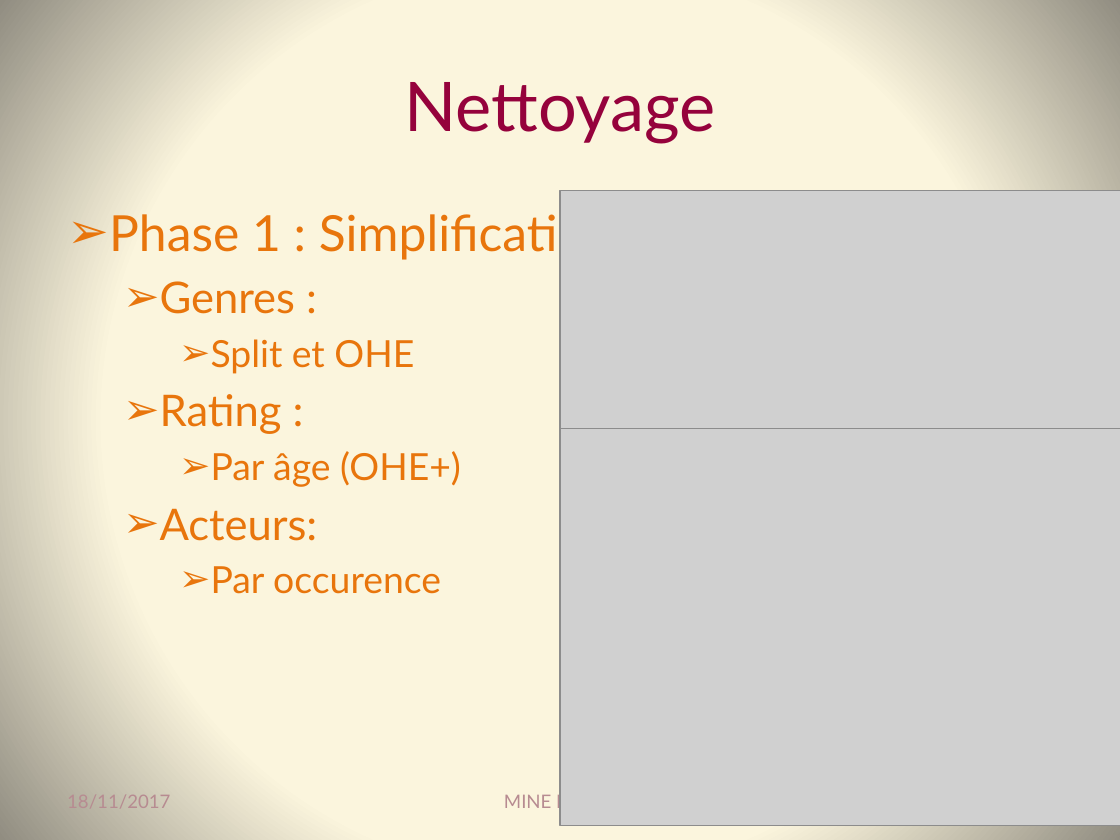
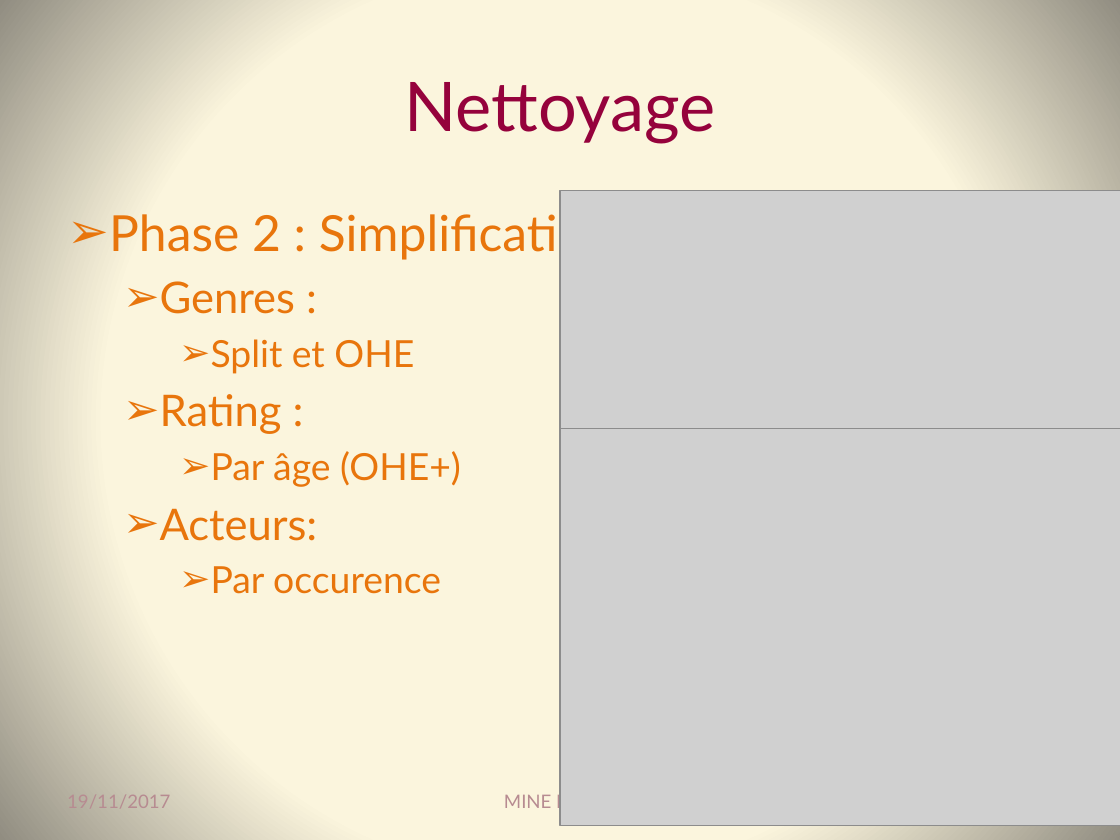
Before and after one commit to Coni63/OC_DS, a slide deck: slide 5 of Projet 3 - recomm. de films/Presentation-projet_3.pptx. Drawn at 1120x840 pixels with LibreOffice and Linux fonts; fonts in the diff are those of the drawing; grey boxes stand for pictures. Boxes give left, top, right and bottom in pixels: in the first picture for what was removed or moved away, otherwise in the second. Text is boxed around its words. In the diff, an @@ line names an element or a change of style, - is before the commit and + after.

```diff
--- a/Projet 3 - recomm. de films/Presentation-projet_3.pptx
+++ b/Projet 3 - recomm. de films/Presentation-projet_3.pptx
@@ text at (x1=109, y1=208, x2=614, y2=260): text changed @@
-➢ Phase 1 : Simplification
+➢ Phase 2 : Simplification
@@ text at (x1=67, y1=795, x2=170, y2=808): text changed @@
-18/11/2017
+19/11/2017
```
Also in this commit, not shown: 5 other slides changed, 5 other files.
